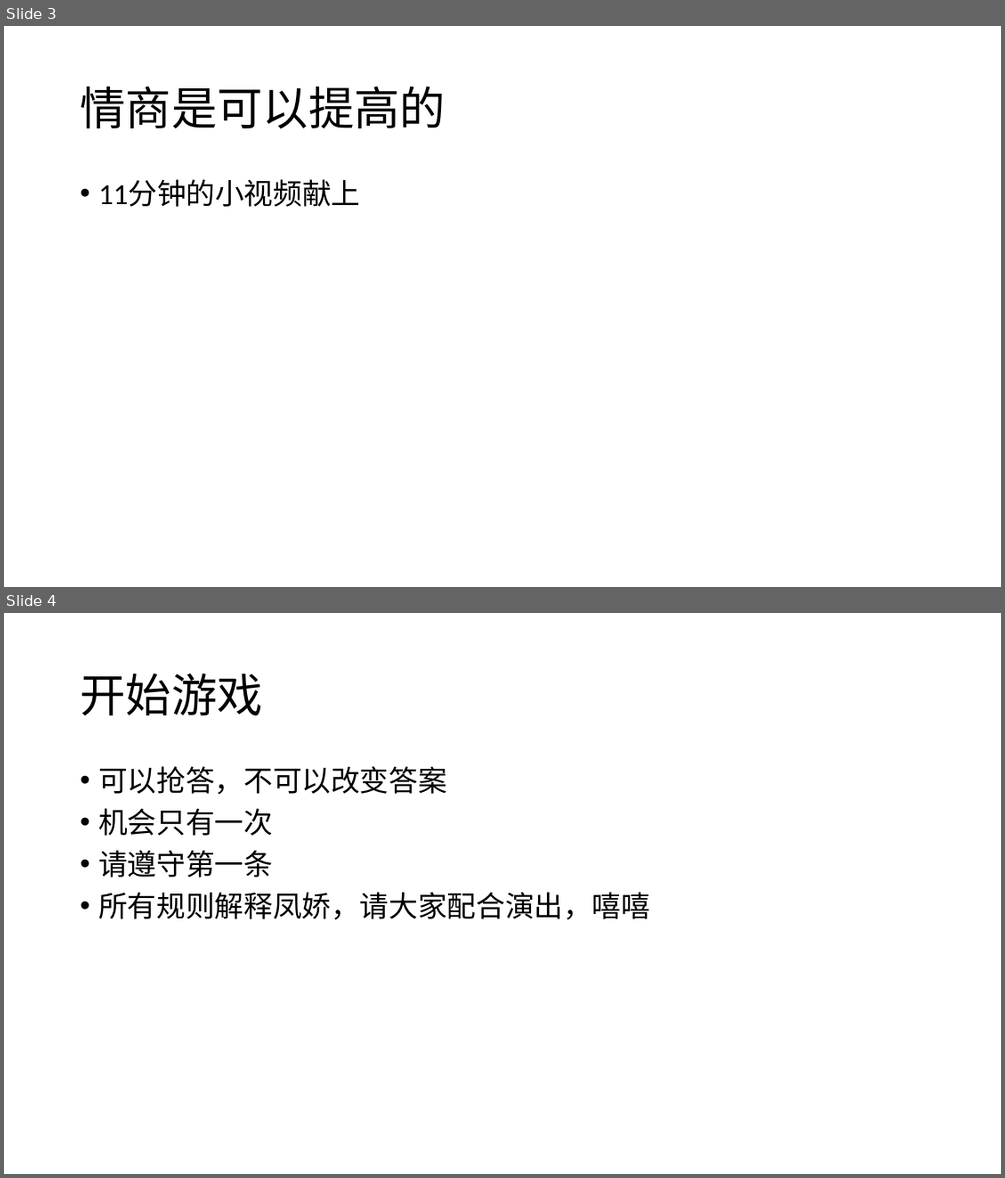
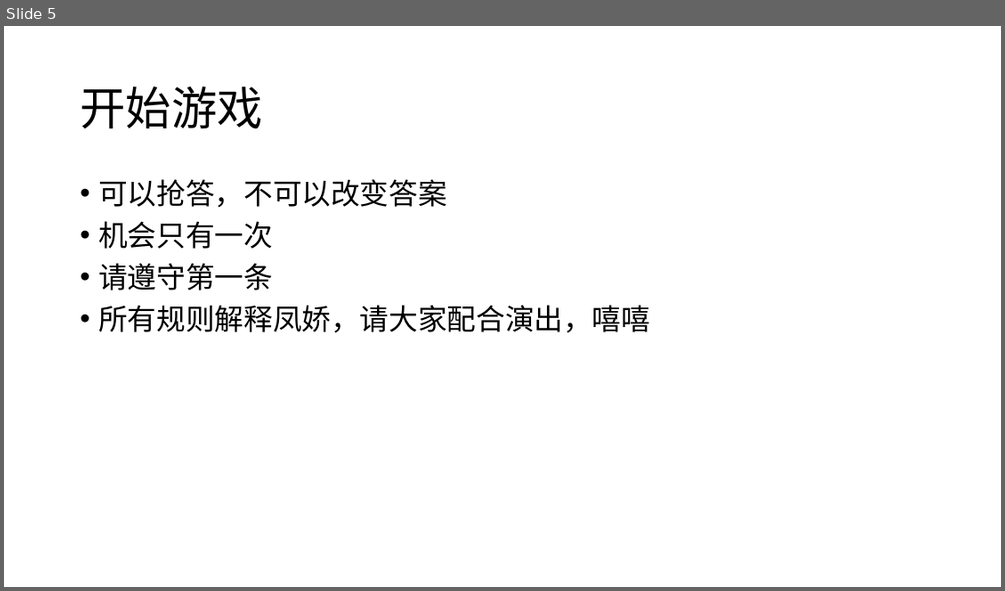
Before and after one commit to Yonahwang/God_with_me, a slide deck: 2018Q2/TGIF/TGIP_June6.pptx. Shown one above the other, each under a label of ours: slides 3 and 4 before the commit, slide 5 after it. The pictures are 1005x1178 and 1005x591 pixels, drawn with LibreOffice and Linux fonts; fonts in the diff are those of the drawing. Boxes give left, top, right and bottom in pixels: in the first picture for what was removed or moved away, otherwise in the second. Text is boxed around its words. In the diff, an @@ line names an element or a change of style, - is before the commit and + after.

```diff
--- a/2018Q2/TGIF/TGIP_June6.pptx
+++ b/2018Q2/TGIF/TGIP_June6.pptx
@@ slide 3 removed at (x1=4, y1=26, x2=1001, y2=587), background #FFFFFF @@
@@ title removed at (x1=80, y1=87, x2=445, y2=129) @@
-情商是可以提高的
@@ text removed at (x1=98, y1=180, x2=360, y2=207) @@
-• 11分钟的小视频献上
@@ what was slide 4 is now slide 5 @@
```
Also in this commit, not shown: 4 slides changed, 2 slides added, 3 other files.
